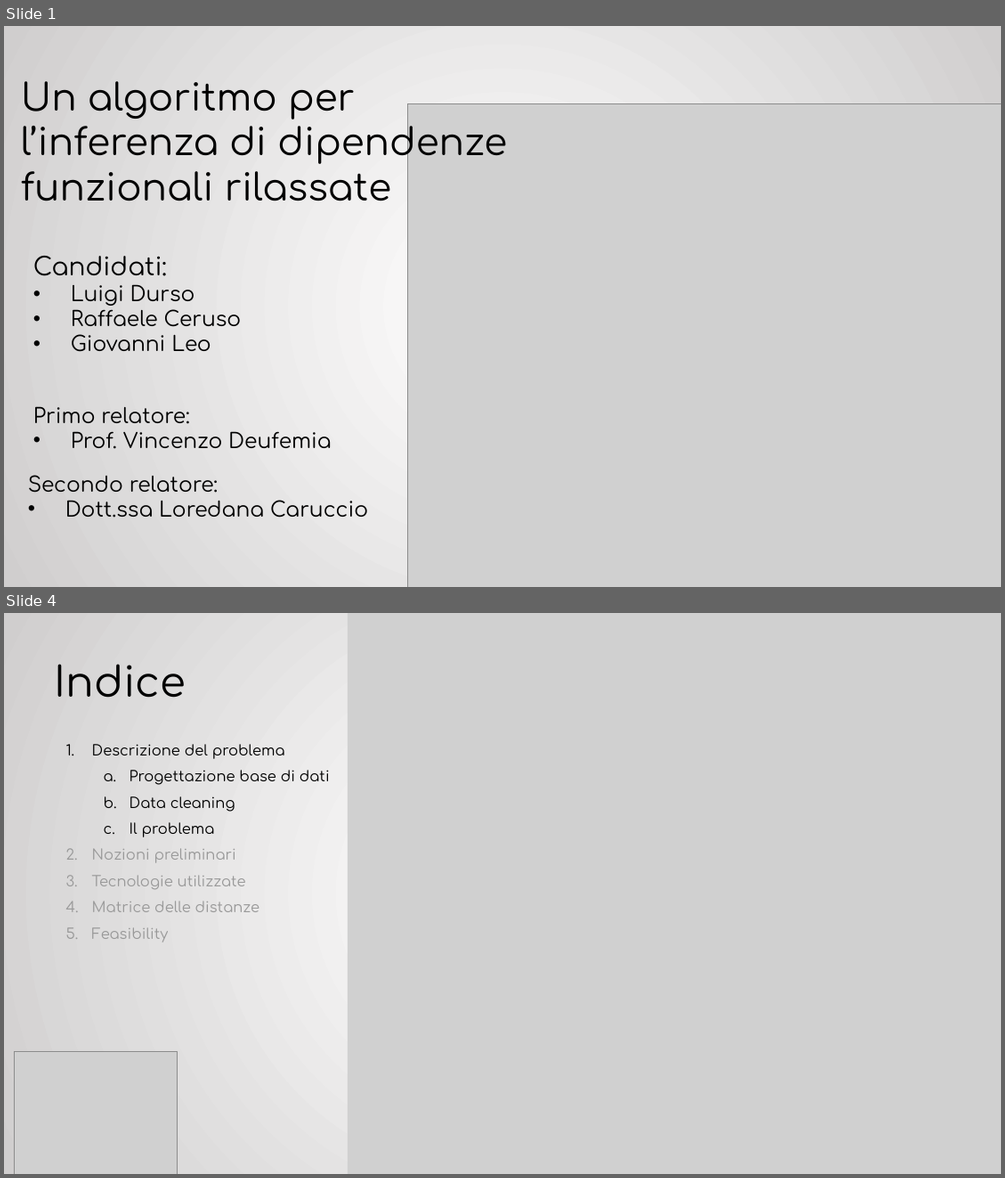
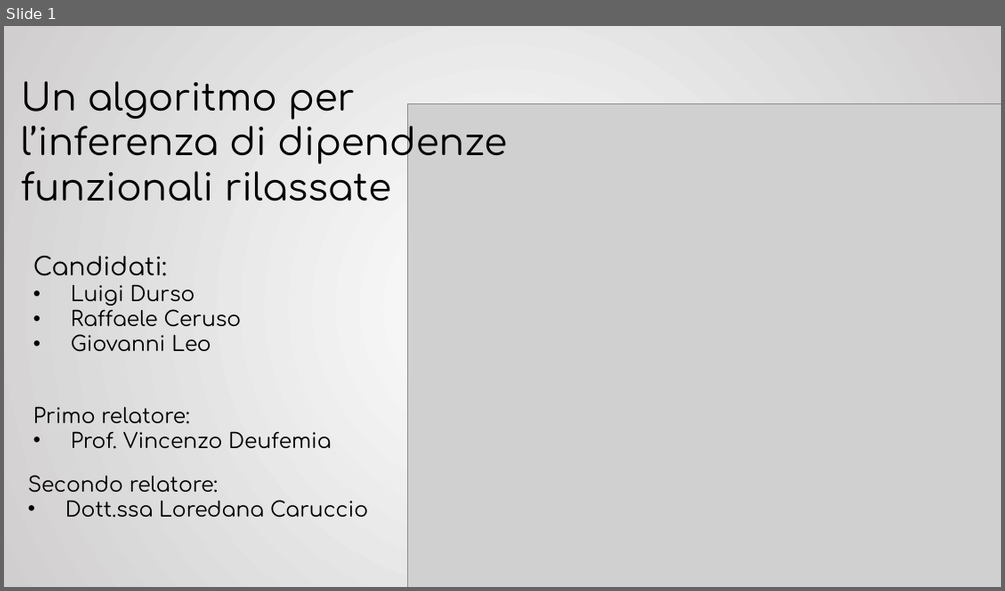
Before and after one commit to GiovanniLeo/Tesi, a slide deck: Presentazione Laurea/Presentazione laurea.pptx. Shown one above the other, each under a label of ours: slides 1 and 4 before the commit, slide 1 after it; the slides between them are not shown. The pictures are 1005x1178 and 1005x591 pixels, drawn with LibreOffice and Linux fonts; fonts in the diff are those of the drawing; grey boxes stand for pictures. Boxes give left, top, right and bottom in pixels: in the first picture for what was removed or moved away, otherwise in the second. Text is boxed around its words. In the diff, an @@ line names an element or a change of style, - is before the commit and + after.

```diff
--- a/Presentazione Laurea/Presentazione laurea.pptx
+++ b/Presentazione Laurea/Presentazione laurea.pptx
@@ slide 4 removed at [4,613,1001,1174], background gradient #FFFFFF to #D0CECE @@
@@ picture removed at [348,613,1001,1174] @@
@@ text removed at [55,664,186,698] @@
-Indice
@@ text removed at [92,744,330,942] @@
-1. Descrizione del problema
-  a. Progettazione base di dati
-  b. Data cleaning
-  c. Il problema
-2. Nozioni preliminari
-3. Tecnologie utilizzate
-4. Matrice delle distanze
-5. Feasibility
@@ picture removed at [15,1051,178,1174] @@
```
Also in this commit, not shown: 5 slides changed, 3 slides added, 28 other slides removed.
